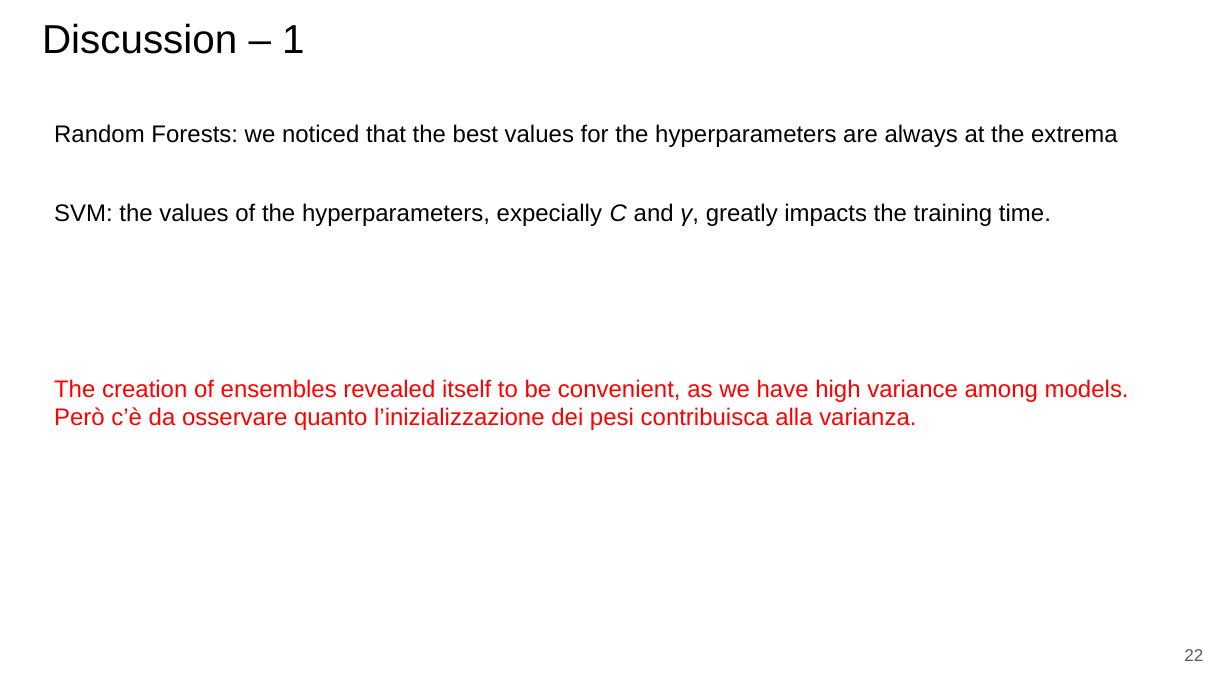
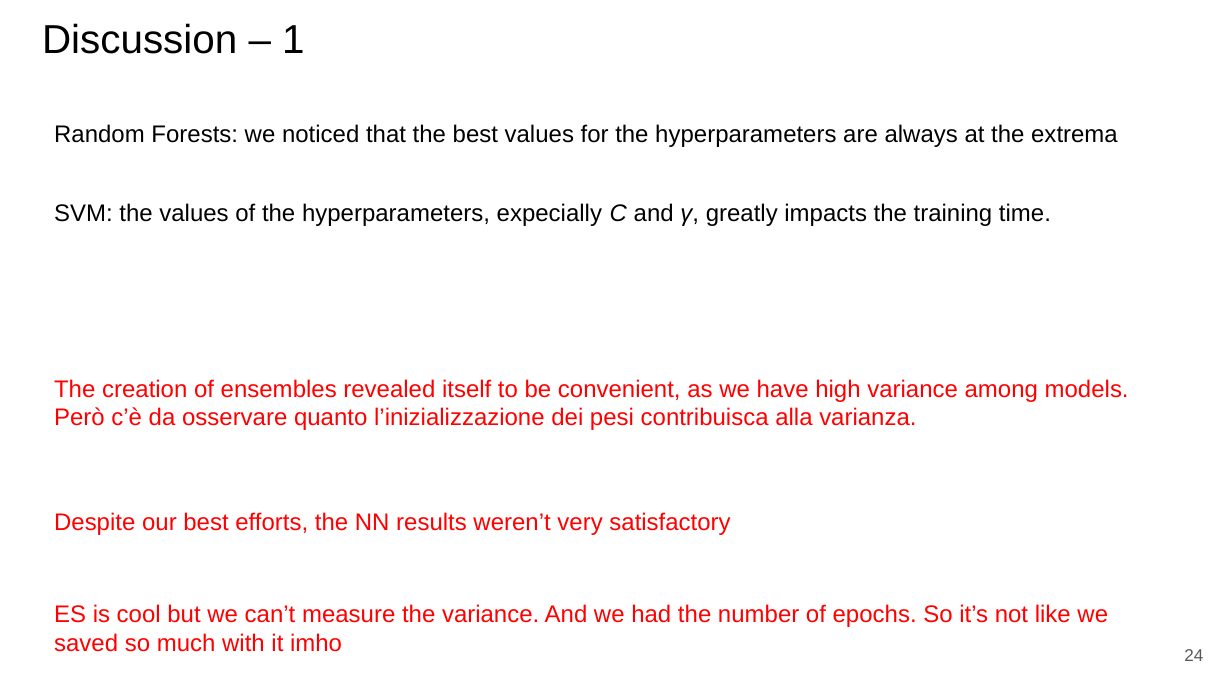
Before and after one commit to paolo-junior-mollica/machine-learning-project, a slide deck: slide 24 of relazione/Canduci_Marino_Mollica.pptx (slide 22 before the commit). Drawn at 1232x693 pixels with LibreOffice and Linux fonts; fonts in the diff are those of the drawing. Boxes give left, top, right and bottom in pixels: in the first picture for what was removed or moved away, otherwise in the second. Text is boxed around its words. In the diff, an @@ line names an element or a change of style, - is before the commit and + after.

```diff
--- a/relazione/Canduci_Marino_Mollica.pptx
+++ b/relazione/Canduci_Marino_Mollica.pptx
@@ text added at (54, 512, 730, 535), 14 pt, text #FF0000 @@
+Despite our best efforts, the NN results weren’t very satisfactory
@@ text added at (54, 604, 1108, 652), 14 pt, text #FF0000 @@
+ES is cool but we can’t measure the variance. And we had the number of epochs. So it’s not like we saved so much with it imho
@@ page number at (1184, 649, 1203, 661): text changed @@
-22
+24
```
Also in this commit, not shown: 10 other slides changed, 3 slides added.
